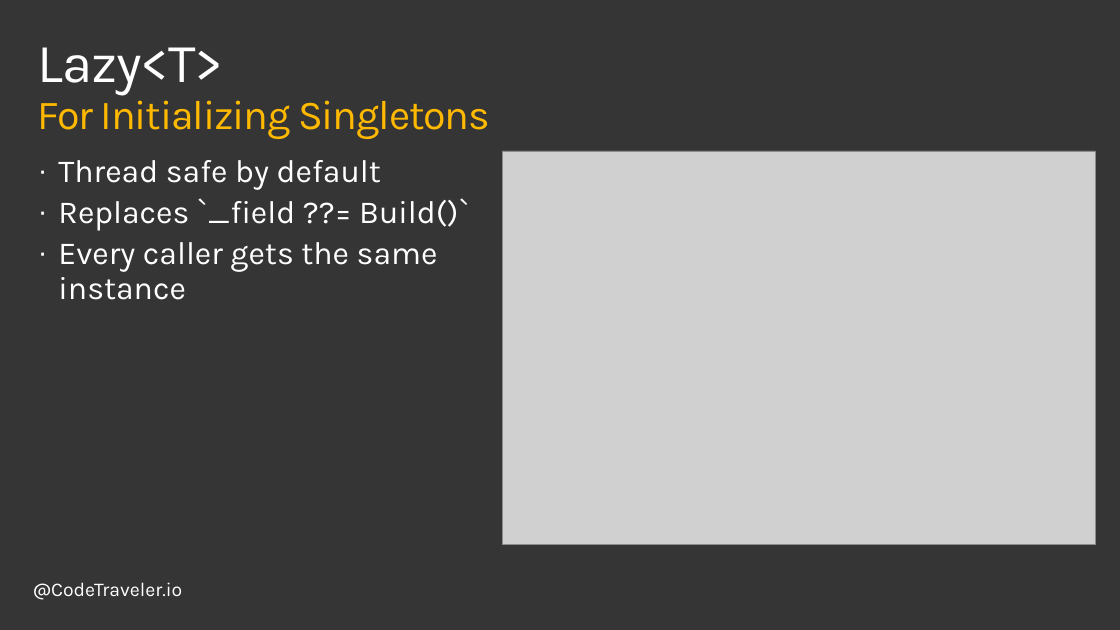
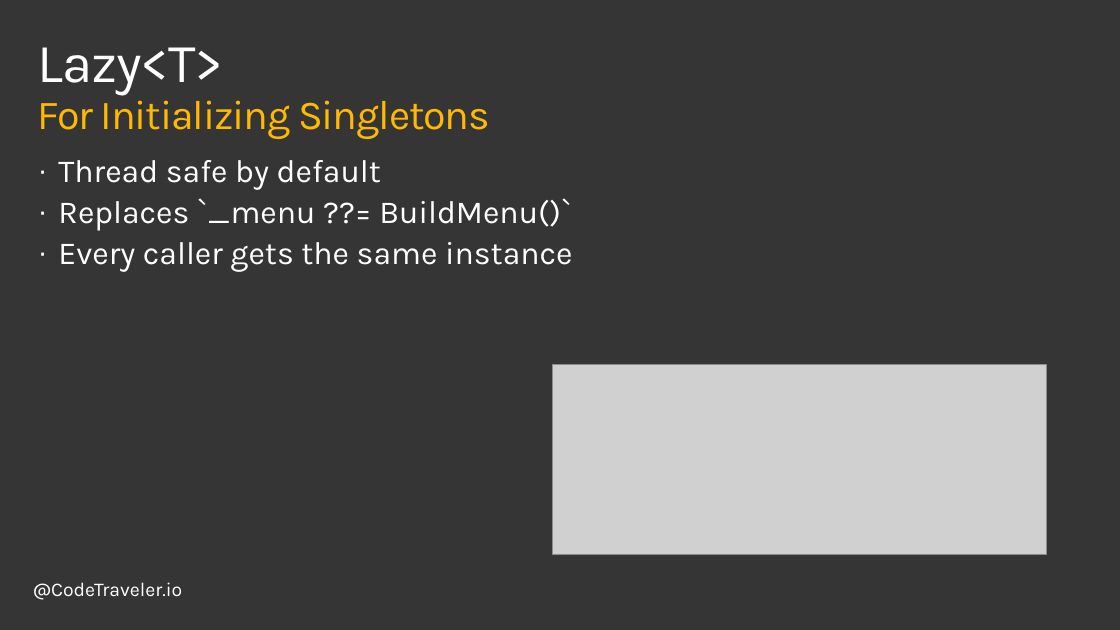
Before and after one commit to TheCodeTraveler/BecomeAnExpertWithAsyncAwait, a slide deck: slide 12 of 5. Asynchronous vs Parallel Programming/AsyncVsParallel.pptx. Drawn at 1120x630 pixels with LibreOffice and Linux fonts; fonts in the diff are those of the drawing; grey boxes stand for pictures; background and template pictures are left out. Boxes give left, top, right and bottom in pixels: in the first picture for what was removed or moved away, otherwise in the second. Text is boxed around its words. In the diff, an @@ line names an element or a change of style, - is before the commit and + after.

```diff
--- a/5. Asynchronous vs Parallel Programming/AsyncVsParallel.pptx
+++ b/5. Asynchronous vs Parallel Programming/AsyncVsParallel.pptx
@@ text at <box>58,198,571,231</box>: text changed @@
-· Replaces `_field ??= Build()`
+· Replaces `_menu ??= BuildMenu()`
@@ picture: place and size @@
-picture at <box>502,151,1095,544</box>
+picture at <box>553,365,1046,555</box>
```
Also in this commit, not shown: 6 other slides changed, 1 other file.
